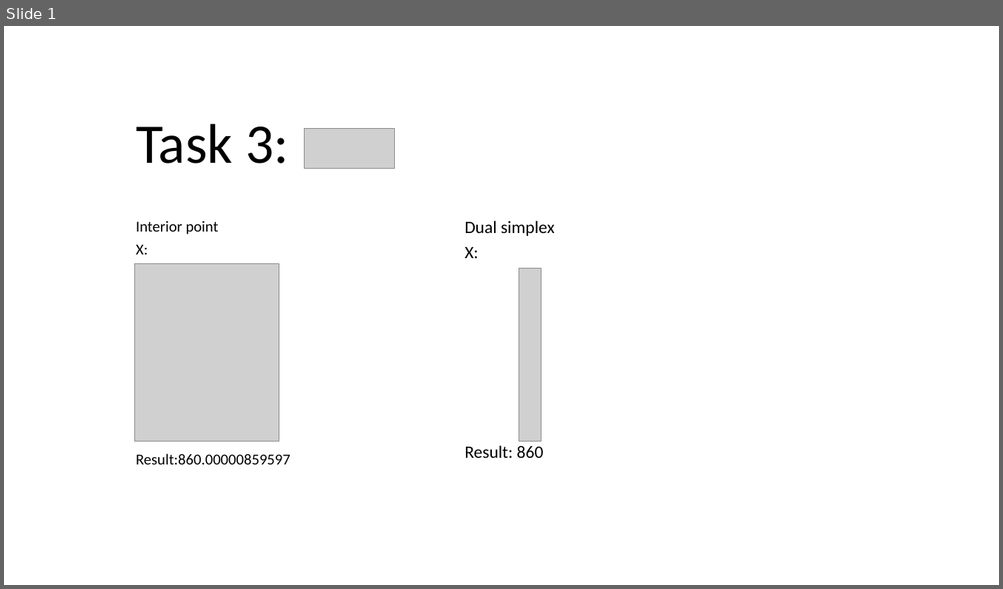
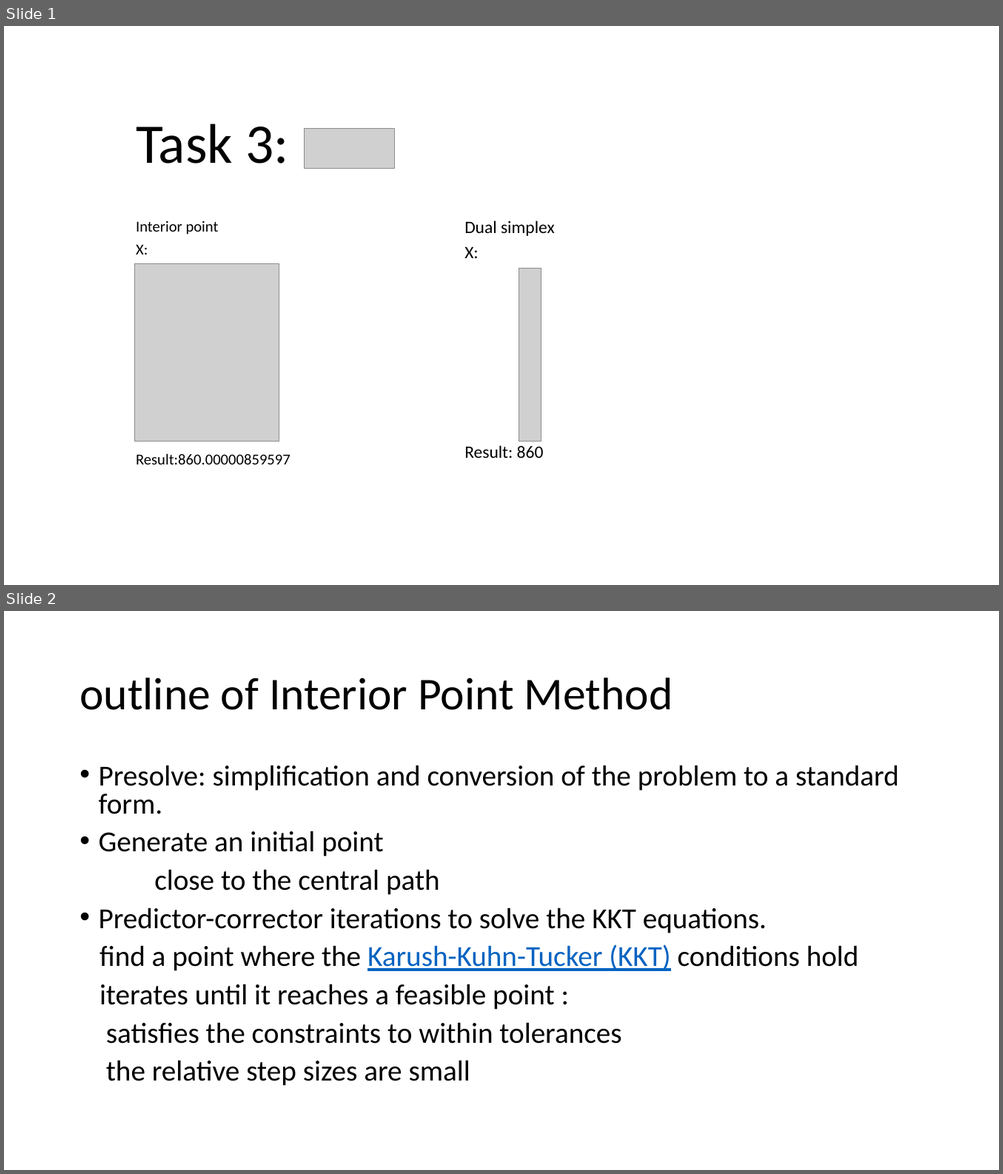
Before and after one commit to Carolinehan/AI, a slide deck: assignment3_op.pptx. Shown one above the other, each under a label of ours: slide 1 before the commit, slides 1 and 2 after it. The pictures are 1003x589 and 1003x1174 pixels, drawn with LibreOffice and Linux fonts; fonts in the diff are those of the drawing; grey boxes stand for pictures. Boxes give left, top, right and bottom in pixels: in the first picture for what was removed or moved away, otherwise in the second. Text is boxed around its words. In the diff, an @@ line names an element or a change of style, - is before the commit and + after.

Commit message:
ppt

```diff
--- a/assignment3_op.pptx
+++ b/assignment3_op.pptx
@@ slide 2 added at box(4, 611, 999, 1170), background #FFFFFF @@
@@ title added at box(79, 678, 673, 710), 44 pt, text #000000 @@
+outline of Interior Point Method
@@ text added at box(99, 765, 899, 1086), 28 pt, text #000000 @@
+• Presolve: simplification and conversion of the problem to a standard form.
+• Generate an initial point
+close to the central path
+• Predictor-corrector iterations to solve the KKT equations.
+find a point where the Karush-Kuhn-Tucker (KKT) conditions hold
+iterates until it reaches a feasible point :
+satisfies the constraints to within tolerances
+the relative step sizes are small
```
